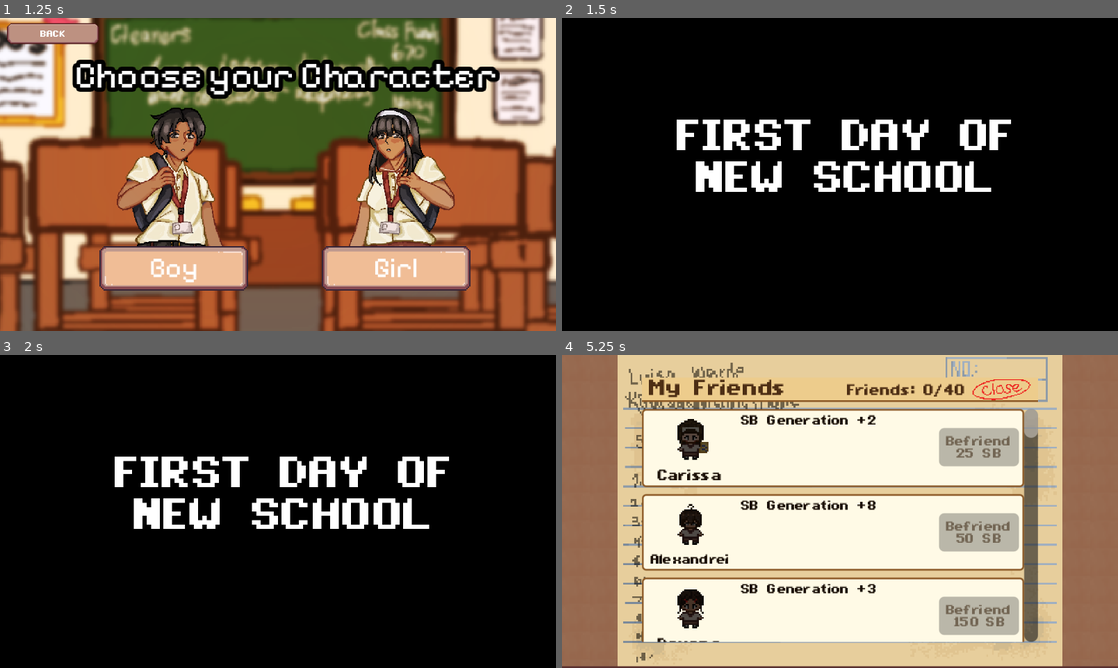
Above: before the commit, frames 1-4 (two rows, left to right).
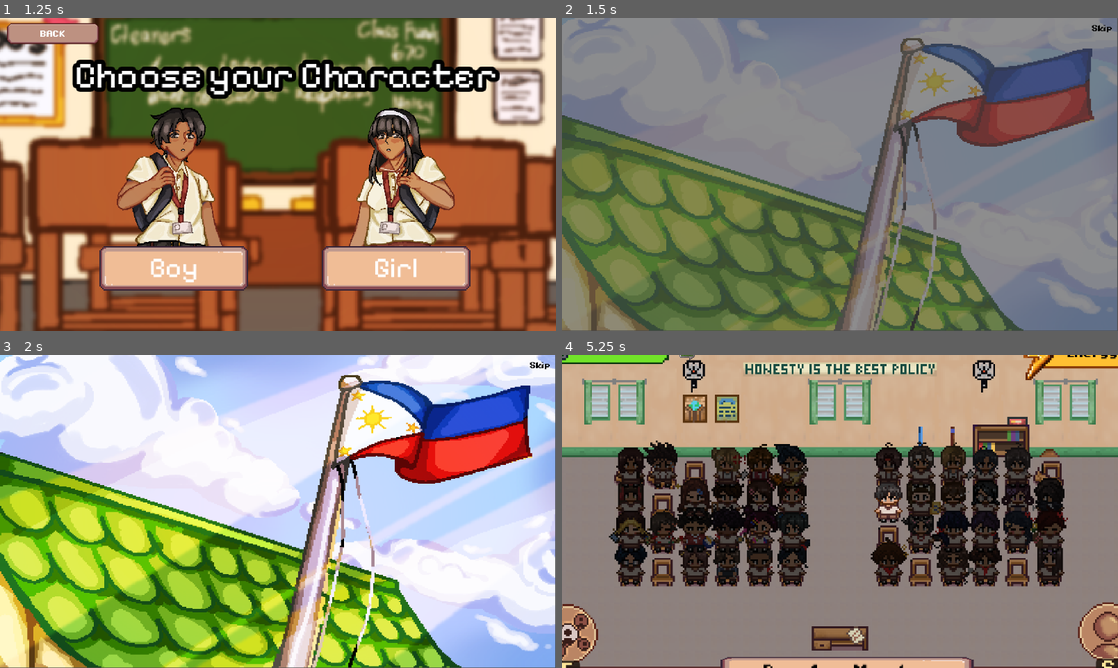
Above: after the commit, the same moments.

Repository: AzeOcram/checkpoint-gamejam
Game: Godot game, scene res://scenes/main_menu/main_menu.tscn
Same seed, same stepped clock (60 frames per second), same inputs: the game is played once before the commit and once after it.
Inputs (mouse positions are in pixels of both pictures, inside the frame that each line leads up to):
- Up to frame 1 (1.25 s): click (417, 155) at 0.5 s
- Up to frame 2 (1.5 s): click "Boy" at 1.25 s
- Up to frame 3 (2 s): no input
- Up to frame 4 (5.25 s): click (1101, 364) at 2 s, where only the run after the commit has a clickable "Skip"; click (1045, 561) at 2.77 s; click (1040, 558) at 3.52 s; click (945, 536) at 4.27 s; click (606, 617) at 5.02 s

Frame 1 is identical in both runs. In frame 2, 100% of the frame differs, in the area x 0-100%, y 0-100%; in frame 3, 98%; in frame 4, 97%.

Commit message:
feat: added custscene intro

Diff:
--- /dev/null
+++ b/scenes/main_menu/story_intro.tscn
@@ -0,0 +1,33 @@
+[gd_scene format=3 uid="uid://d0euis2casqx1"]
+
+[ext_resource type="Theme" uid="uid://ci2awbvgnfkxm" path="res://resources/themes/main_theme.tres" id="1_2vkxn"]
+[ext_resource type="Script" uid="uid://3j8284gxs2xu" path="res://scripts/main_menu/story_intro.gd" id="1_a22yr"]
+[ext_resource type="Texture2D" uid="uid://cio2aaabnpvi6" path="res://assets/cutscenes/INTRO/1.png" id="1_mr2bk"]
+
+[node name="StoryIntro" type="Control" unique_id=1250635175]
+layout_mode = 3
+anchors_preset = 0
+theme = ExtResource("1_2vkxn")
+script = ExtResource("1_a22yr")
+
+[node name="Image" type="TextureRect" parent="." unique_id=502222168]
+layout_mode = 0
+offset_right = 384.0
+offset_bottom = 267.0
+scale = Vector2(0.8320313, 0.673221)
+texture = ExtResource("1_mr2bk")
+expand_mode = 1
+stretch_mode = 6
+
+[node name="AnimationPlayer" type="AnimationPlayer" parent="." unique_id=761121121]
+
+[node name="SkipButton" type="Button" parent="." unique_id=795250207]
+layout_mode = 0
+offset_left = 303.0
+offset_right = 344.0
+offset_bottom = 31.0
+scale = Vector2(0.4, 0.4)
+theme_override_colors/font_color = Color(0, 0, 0, 1)
+theme_override_colors/font_hover_color = Color(0.45286757, 0.45212483, 0, 1)
+text = "Skip"
+flat = true
--- a/scripts/main/day_system.gd
+++ b/scripts/main/day_system.gd
@@ -32,7 +32,7 @@
 		day_changed.emit(current_day, get_day_name())
 
 		# Win Condition Check
-		if current_day >= 2:
+		if current_day >= 10:
 			_handle_victory()
 
 
--- a/scripts/main_menu/gender_selection.gd
+++ b/scripts/main_menu/gender_selection.gd
@@ -27,7 +27,7 @@
 
 
 func _start_game() -> void:
-	get_tree().change_scene_to_file("res://scenes/main/main.tscn")
+	get_tree().change_scene_to_file("res://scenes/main_menu/story_intro.tscn")
 
 
 func _on_back_pressed() -> void:
--- /dev/null
+++ b/scripts/main_menu/story_intro.gd
@@ -0,0 +1,81 @@
+
+extends Control
+
+const GAME_SCENE := "res://scenes/main/main.tscn"
+
+const MALE_IMAGES: Array[Texture2D] = [
+	preload("res://assets/cutscenes/INTRO/1.png"),
+	preload("res://assets/cutscenes/INTRO/2.png"),
+	preload("res://assets/cutscenes/INTRO/3.png"),
+	preload("res://assets/cutscenes/INTRO/4.png"),
+	preload("res://assets/cutscenes/INTRO/5_male.png"),
+	preload("res://assets/cutscenes/INTRO/6_male.png")
+]
+
+const FEMALE_IMAGES: Array[Texture2D] = [
+	preload("res://assets/cutscenes/INTRO/1.png"),
+	preload("res://assets/cutscenes/INTRO/2.png"),
+	preload("res://assets/cutscenes/INTRO/3.png"),
+	preload("res://assets/cutscenes/INTRO/4.png"),
+	preload("res://assets/cutscenes/INTRO/5_female.png"),
+	preload("res://assets/cutscenes/INTRO/6_female.png")
+]
+
+@export var image_duration: float = 2.0
+@export var fade_duration: float = 0.5
+
+@onready var image: TextureRect = $Image
+@onready var skip_button: Button = $SkipButton
+
+var cutscene_finished := false
+
+
+func _ready() -> void:
+	image.modulate.a = 0.0
+	skip_button.pressed.connect(_on_skip_pressed)
+	play_cutscene()
+
+
+func play_cutscene() -> void:
+	var images: Array[Texture2D]
+
+	if Player.gender == Player.Gender.MALE:
+		images = MALE_IMAGES
+	else:
+		images = FEMALE_IMAGES
+
+	for texture in images:
+		if cutscene_finished:
+			return
+
+		image.texture = texture
+
+		var fade_in := create_tween()
+		fade_in.tween_property(image, "modulate:a", 1.0, fade_duration)
+		await fade_in.finished
+
+		if cutscene_finished:
+			return
+
+		await get_tree().create_timer(image_duration).timeout
+
+		if cutscene_finished:
+			return
+
+		var fade_out := create_tween()
+		fade_out.tween_property(image, "modulate:a", 0.0, fade_duration)
+		await fade_out.finished
+
+		if cutscene_finished:
+			return
+
+	cutscene_finished = true
+	get_tree().change_scene_to_file(GAME_SCENE)
+
+
+func _on_skip_pressed() -> void:
+	if cutscene_finished:
+		return
+
+	cutscene_finished = true
+	get_tree().change_scene_to_file(GAME_SCENE)
Binary file added: assets/cutscenes/INTRO/1.png
Not shown, added: assets/cutscenes/INTRO/1.png.import
Binary file added: assets/cutscenes/INTRO/2.png
Not shown, added: assets/cutscenes/INTRO/2.png.import
Binary file added: assets/cutscenes/INTRO/3.png
Not shown, added: assets/cutscenes/INTRO/3.png.import
Binary file added: assets/cutscenes/INTRO/4.png
Not shown, added: assets/cutscenes/INTRO/4.png.import
Binary file added: assets/cutscenes/INTRO/5_female.png
Not shown, added: assets/cutscenes/INTRO/5_female.png.import
Binary file added: assets/cutscenes/INTRO/5_male.png
Not shown, added: assets/cutscenes/INTRO/5_male.png.import
(and 5 more such lines)
